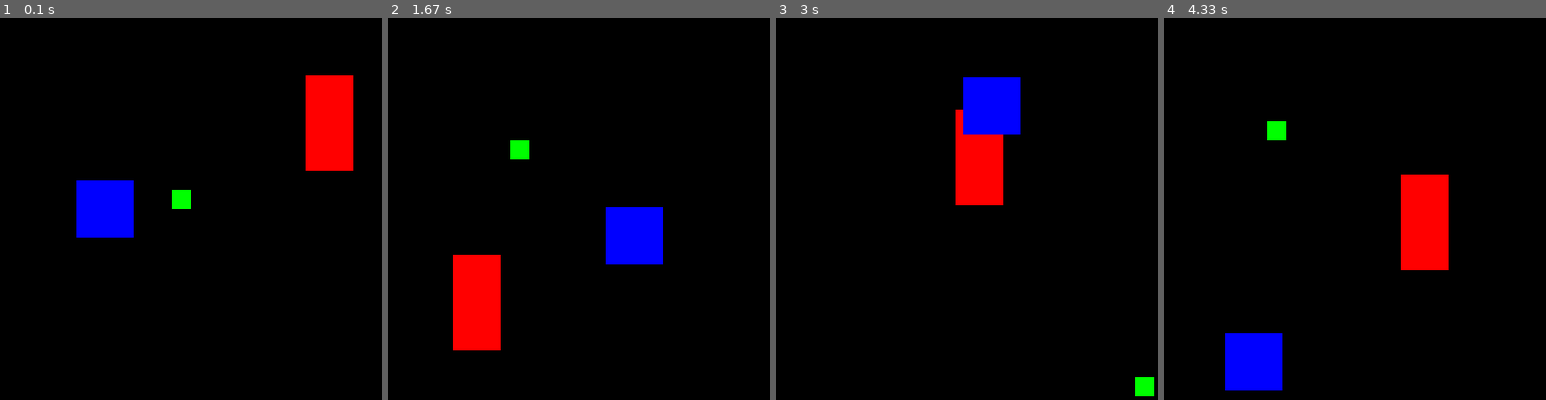
Above: before the commit, frames 1-4 (left to right).
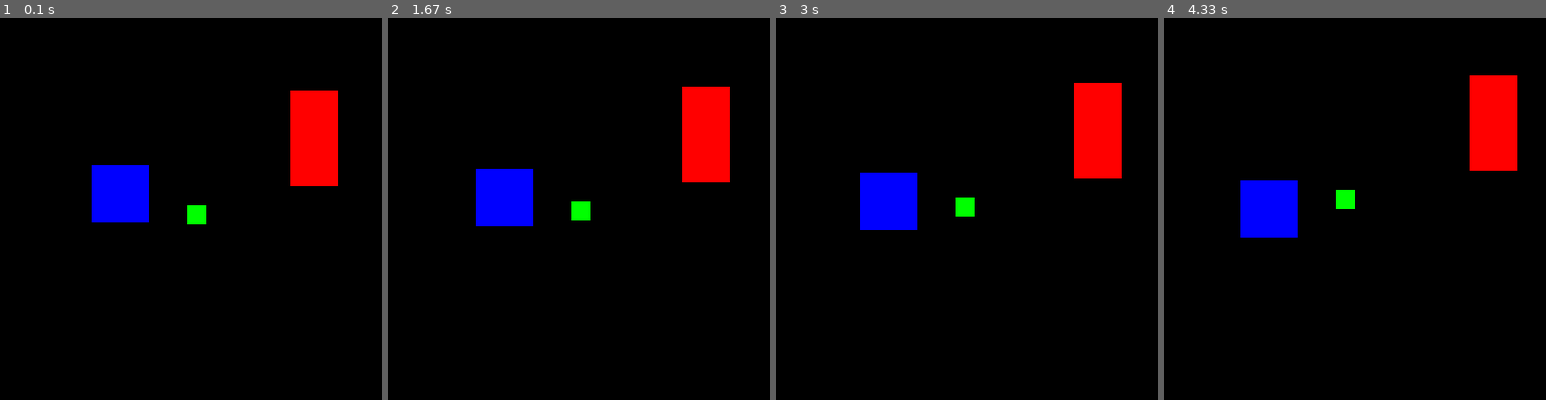
Above: after the commit, the same moments.

Repository: mecsys/pygame
Game: pygame game, started from 17/animation.py
The game is run twice, just before and just after one commit, with the same random seed, the same clock (stepped at 60 frames per second) and the same inputs.
Inputs:
- Up to frame 1 (0.1 s): no input
- Up to frame 2 (1.67 s): no input
- Up to frame 3 (3 s): no input
- Up to frame 4 (4.33 s): no input

The runs differ from the first frame. In frame 1, 5.2% of the frame differs, in the area x 20-93%, y 15-58%; in frame 2, 11%, in the area x 17-90%, y 18-87%; in frame 3, 10%; in frame 4, 11%.

Commit message:
Iniciando novo capítulo 18.
Signed-off-by: mecsys-tornado <isaac@students.ic.unicamp.br>

Diff:
--- a/17/animation.py
+++ b/17/animation.py
@@ -90,4 +90,4 @@
 
     # draw the window onto the screen
     pygame.display.update()
-    time.sleep(0.02)
+    time.sleep(1.0)
--- /dev/null
+++ b/18/collisionDetection.py
@@ -0,0 +1,126 @@
+#!/usr/bin/env python
+import pygame, sys, random
+from pygame.locals import *
+
+def doRectsOverlap(rect1, rect2):
+    for a, b in [(rect1, rect2), (rect2, rect1)]:
+        # Check if a's corners are inside b
+        if ((isPointInsideRect(a.left, a.top, b)) or
+            (isPointInsideRect(a.left, a.bottom, b)) or
+            (isPointInsideRect(a.right, a.top, b)) or
+            (isPointInsideRect(a.right, a.bottom, b))):
+            return True
+
+    return False
+
+def isPointInsideRect(x, y, rect):
+    if (x > rect.left) and (x < rect.right) and (y > rect.top) and (y < rect.bottom):
+        return True
+    else:
+        return False
+
+
+# set up pygame
+pygame.init()
+mainClock = pygame.time.Clock()
+
+# set up the window
+WINDOWWIDTH = 400
+WINDOWHEIGHT = 400
+windowSurface = pygame.display.set_mode((WINDOWWIDTH, WINDOWHEIGHT), 0, 32)
+pygame.display.set_caption('Collision Detection')
+
+# set up direction variables
+DOWNLEFT = 1
+DOWNRIGHT = 3
+UPLEFT = 7
+UPRIGHT = 9
+
+MOVESPEED = 4
+
+# set up the colors
+BLACK = (0, 0, 0)
+GREEN = (0, 255, 0)
+WHITE = (255, 255, 255)
+
+# set up the bouncer and food data structures
+foodCounter = 0
+NEWFOOD = 40
+FOODSIZE = 20
+bouncer = {'rect':pygame.Rect(300, 100, 50, 50), 'dir':UPLEFT}
+foods = []
+for i in range(20):
+    foods.append(pygame.Rect(random.randint(0, WINDOWWIDTH - FOODSIZE), random.randint(0, WINDOWHEIGHT - FOODSIZE), FOODSIZE, FOODSIZE))
+
+# run the game loop
+while True:
+    # check for the QUIT event
+    for event in pygame.event.get():
+        if event.type == QUIT:
+            pygame.quit()
+            sys.exit()
+
+    foodCounter += 1
+    if foodCounter >= NEWFOOD:
+        # add new food
+        foodCounter = 0
+        foods.append(pygame.Rect(random.randint(0, WINDOWWIDTH - FOODSIZE), random.randint(0, WINDOWHEIGHT - FOODSIZE), FOODSIZE, FOODSIZE))
+
+    # draw the black background onto the surface
+    windowSurface.fill(BLACK)
+
+    # move the bouncer data structure
+    if bouncer['dir'] == DOWNLEFT:
+        bouncer['rect'].left -= MOVESPEED
+        bouncer['rect'].top += MOVESPEED
+    if bouncer['dir'] == DOWNRIGHT:
+        bouncer['rect'].left += MOVESPEED
+        bouncer['rect'].top += MOVESPEED
+    if bouncer['dir'] == UPLEFT:
+        bouncer['rect'].left -= MOVESPEED
+        bouncer['rect'].top -= MOVESPEED
+    if bouncer['dir'] == UPRIGHT:
+        bouncer['rect'].left += MOVESPEED
+        bouncer['rect'].top -= MOVESPEED
+
+    # check if the bouncer has move out of the window
+    if bouncer['rect'].top < 0:
+        # bouncer has moved past the top
+        if bouncer['dir'] == UPLEFT:
+            bouncer['dir'] = DOWNLEFT
+        if bouncer['dir'] == UPRIGHT:
+            bouncer['dir'] = DOWNRIGHT
+    if bouncer['rect'].bottom > WINDOWHEIGHT:
+        # bouncer has moved past the bottom
+        if bouncer['dir'] == DOWNLEFT:
+            bouncer['dir'] = UPLEFT
+        if bouncer['dir'] == DOWNRIGHT:
+            bouncer['dir'] = UPRIGHT
+    if bouncer['rect'].left < 0:
+        # bouncer has moved past the left side
+        if bouncer['dir'] == DOWNLEFT:
+            bouncer['dir'] = DOWNRIGHT
+        if bouncer['dir'] == UPLEFT:
+            bouncer['dir'] = UPRIGHT
+    if bouncer['rect'].right > WINDOWWIDTH:
+        # bouncer has moved past the right side
+        if bouncer['dir'] == DOWNRIGHT:
+            bouncer['dir'] = DOWNLEFT
+        if bouncer['dir'] == UPRIGHT:
+            bouncer['dir'] = UPLEFT
+
+    # draw the bouncer onto the surface
+    pygame.draw.rect(windowSurface, WHITE, bouncer['rect'])
+
+    # check if the bouncer has intersected with any food squares.
+    for food in foods[:]:
+        if doRectsOverlap(bouncer['rect'], food):
+            foods.remove(food)
+
+    # draw the food
+    for i in range(len(foods)):
+        pygame.draw.rect(windowSurface, GREEN, foods[i])
+
+    # draw the window onto the screen
+    pygame.display.update()
+    mainClock.tick(40)
